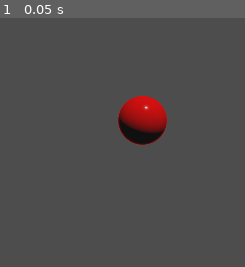
Above: before the commit, frame 1.
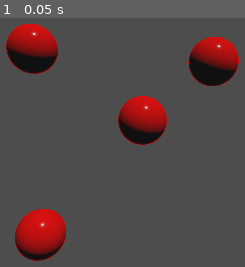
Above: after the commit, the same moment.

Repository: Truperton/Godot-4-Mini-Projects
Game: Godot game, scene res://Balloon Popper/Balloon Popper.tscn
Same seed, same stepped clock (60 frames per second), same inputs: the game is played once before the commit and once after it. The project has no main scene, so this scene is started directly.
Inputs:
- Up to frame 1 (0.05 s): no input

The runs differ from the first frame. In frame 1, 10% of the frame differs, in the area x 2-98%, y 2-98%.

Commit message:
Completed "Balloon Popper - Part 3" of the course.
As part of this lesson I have created a prefab(scene) of the balloon so we can instantiate it better. Also created the balloon manager script which keeps track of the score.

Diff:
--- a/Balloon Popper/Balloon Popper.tscn
+++ b/Balloon Popper/Balloon Popper.tscn
@@ -1,23 +1,21 @@
-[gd_scene load_steps=5 format=3 uid="uid://o33leroe6sw3"]
+[gd_scene load_steps=3 format=3 uid="uid://o33leroe6sw3"]
 
-[ext_resource type="Material" uid="uid://r2inl8pu7xdq" path="res://Balloon Popper/Materials/Balloon Material.tres" id="1_dnkvk"]
-[ext_resource type="Script" path="res://Balloon Popper/Scripts/balloon.gd" id="1_dntjt"]
-
-[sub_resource type="SphereMesh" id="SphereMesh_gef55"]
-
-[sub_resource type="SphereShape3D" id="SphereShape3D_sp018"]
+[ext_resource type="Script" path="res://Balloon Popper/Scripts/balloon manager.gd" id="1_kihwn"]
+[ext_resource type="PackedScene" uid="uid://te0ae7iolut8" path="res://Balloon Popper/Prefabs/Balloon.tscn" id="2_nfbgb"]
 
 [node name="Root" type="Node3D"]
+script = ExtResource("1_kihwn")
 
-[node name="Balloon" type="Area3D" parent="."]
-script = ExtResource("1_dntjt")
+[node name="Balloon" parent="." instance=ExtResource("2_nfbgb")]
 
-[node name="Model" type="MeshInstance3D" parent="Balloon"]
-material_override = ExtResource("1_dnkvk")
-mesh = SubResource("SphereMesh_gef55")
+[node name="Balloon2" parent="." instance=ExtResource("2_nfbgb")]
+transform = Transform3D(1, 0, 0, 0, 1, 0, 0, 0, 1, 1.44807, 1.20051, 0)
 
-[node name="CollisionShape3D" type="CollisionShape3D" parent="Balloon"]
-shape = SubResource("SphereShape3D_sp018")
+[node name="Balloon3" parent="." instance=ExtResource("2_nfbgb")]
+transform = Transform3D(1, 0, 0, 0, 1, 0, 0, 0, 1, -2.24951, 1.46077, 0)
+
+[node name="Balloon4" parent="." instance=ExtResource("2_nfbgb")]
+transform = Transform3D(1, 0, 0, 0, 1, 0, 0, 0, 1, -2.07797, -2.32744, 0)
 
 [node name="Camera3D" type="Camera3D" parent="."]
 transform = Transform3D(1, 0, 0, 0, 1, 0, 0, 0, 1, 0, 0, 6)
@@ -25,5 +23,3 @@
 
 [node name="DirectionalLight3D" type="DirectionalLight3D" parent="."]
 transform = Transform3D(0.433013, 0.866025, 0.25, -0.5, -2.18557e-08, 0.866025, 0.75, -0.5, 0.433013, 0, 10, 0)
-
-[connection signal="input_event" from="Balloon" to="Balloon" method="_on_input_event"]
--- /dev/null
+++ b/Balloon Popper/Prefabs/Balloon.tscn
@@ -0,0 +1,20 @@
+[gd_scene load_steps=5 format=3 uid="uid://te0ae7iolut8"]
+
+[ext_resource type="Script" path="res://Balloon Popper/Scripts/balloon.gd" id="1_pe6ki"]
+[ext_resource type="Material" uid="uid://r2inl8pu7xdq" path="res://Balloon Popper/Materials/Balloon Material.tres" id="2_3wh3v"]
+
+[sub_resource type="SphereMesh" id="SphereMesh_gef55"]
+
+[sub_resource type="SphereShape3D" id="SphereShape3D_sp018"]
+
+[node name="Balloon" type="Area3D"]
+script = ExtResource("1_pe6ki")
+
+[node name="Model" type="MeshInstance3D" parent="."]
+material_override = ExtResource("2_3wh3v")
+mesh = SubResource("SphereMesh_gef55")
+
+[node name="CollisionShape3D" type="CollisionShape3D" parent="."]
+shape = SubResource("SphereShape3D_sp018")
+
+[connection signal="input_event" from="." to="." method="_on_input_event"]
--- /dev/null
+++ b/Balloon Popper/Scripts/balloon manager.gd
@@ -0,0 +1,7 @@
+extends Node
+
+var score : int = 0
+
+func increase_score(amount):
+	score += amount
+	print(score)
--- a/Balloon Popper/Scripts/balloon.gd
+++ b/Balloon Popper/Scripts/balloon.gd
@@ -1,12 +1,16 @@
 extends Area3D
 
 var clicks_to_pop : int = 3
-var size_incerase : float = 0.2
+var size_increase : float = 0.2
 var score_to_give : int = 1
 
 
 func _on_input_event(camera: Node, event: InputEvent, event_position: Vector3, normal: Vector3, shape_idx: int) -> void:
 	if event is InputEventMouseButton and event.button_index == MOUSE_BUTTON_LEFT and event.is_pressed():
 		print("Increase Size")
+		scale += Vector3.ONE * size_increase
+		clicks_to_pop -= 1
 
-		pass
+		if clicks_to_pop <= 0:
+			get_node("/root/Root").increase_score(score_to_give)
+			queue_free()
